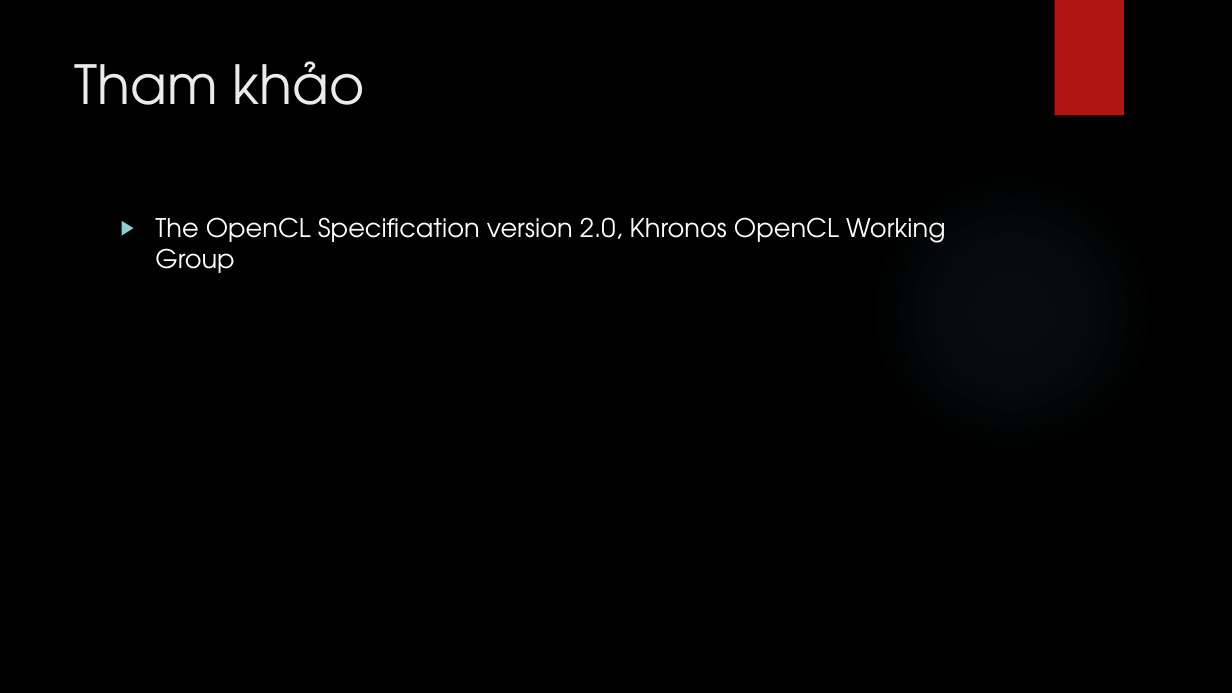
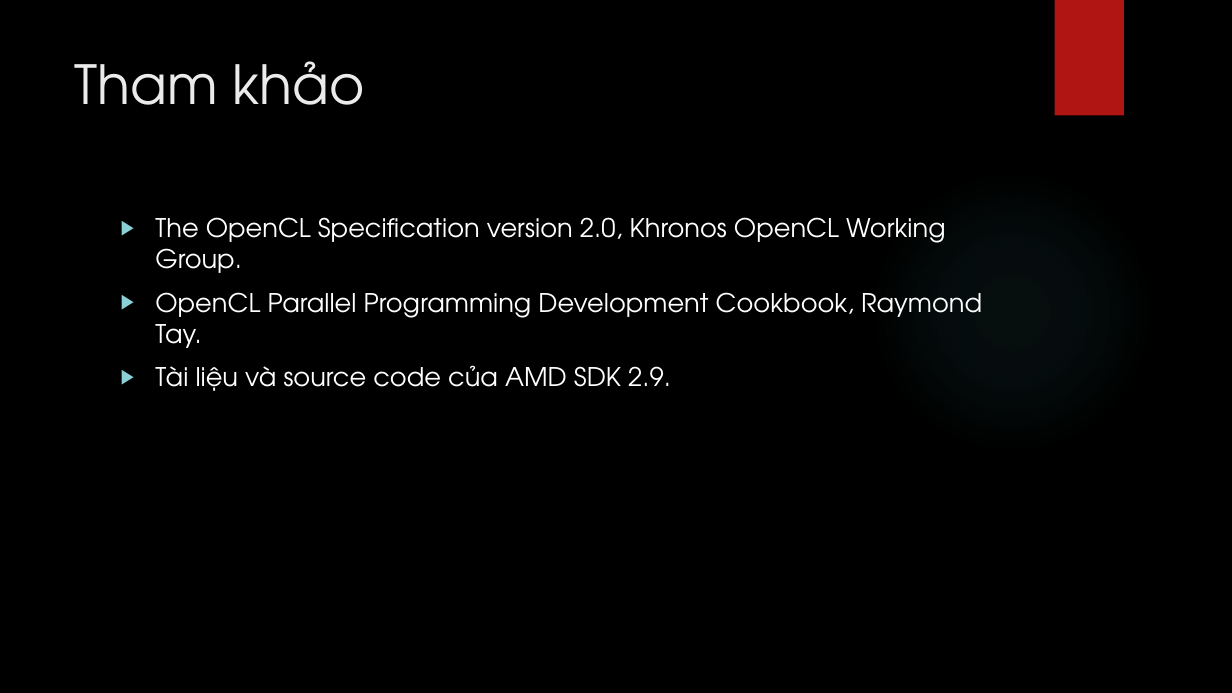
Before and after one commit to hailc91/Xlss, a slide deck: slide 34 of Project/bao cao/OpenCL.pptx (slide 16 before the commit). Drawn at 1232x693 pixels with LibreOffice and Linux fonts; fonts in the diff are those of the drawing; background and template pictures are left out. Boxes give left, top, right and bottom in pixels: in the first picture for what was removed or moved away, otherwise in the second. Text is boxed around its words. In the diff, an @@ line names an element or a change of style, - is before the commit and + after.

Commit message:
Complete OpenCl Report

```diff
--- a/Project/bao cao/OpenCL.pptx
+++ b/Project/bao cao/OpenCL.pptx
@@ text at (155, 217, 982, 391): text changed @@
-▶ The OpenCL Specification version 2.0, Khronos OpenCL Working Group
+▶ The OpenCL Specification version 2.0, Khronos OpenCL Working Group.
+▶ OpenCL Parallel Programming Development Cookbook, Raymond Tay.
+▶ Tài liệu và source code của AMD SDK 2.9.
```
Also in this commit, not shown: 3 other slides changed, 18 slides added.
